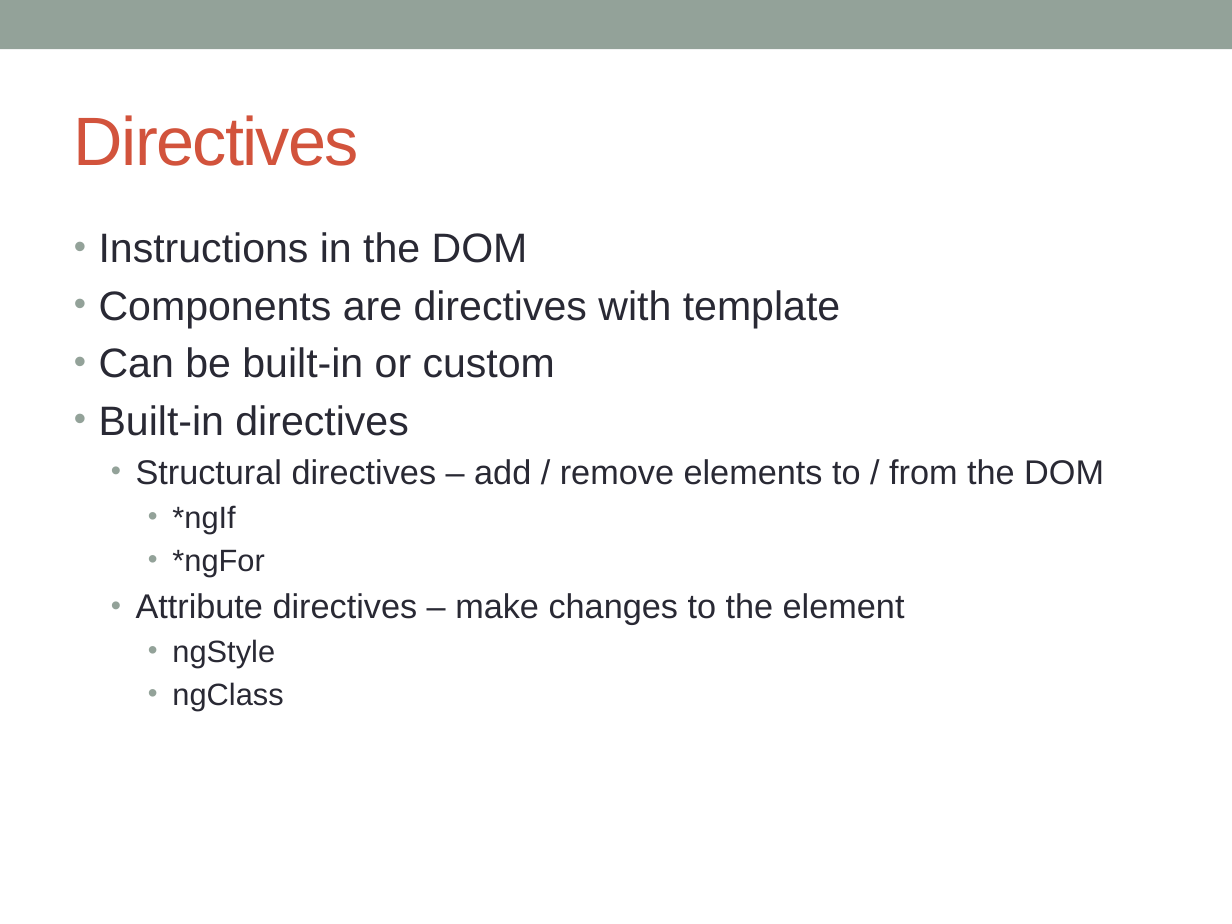
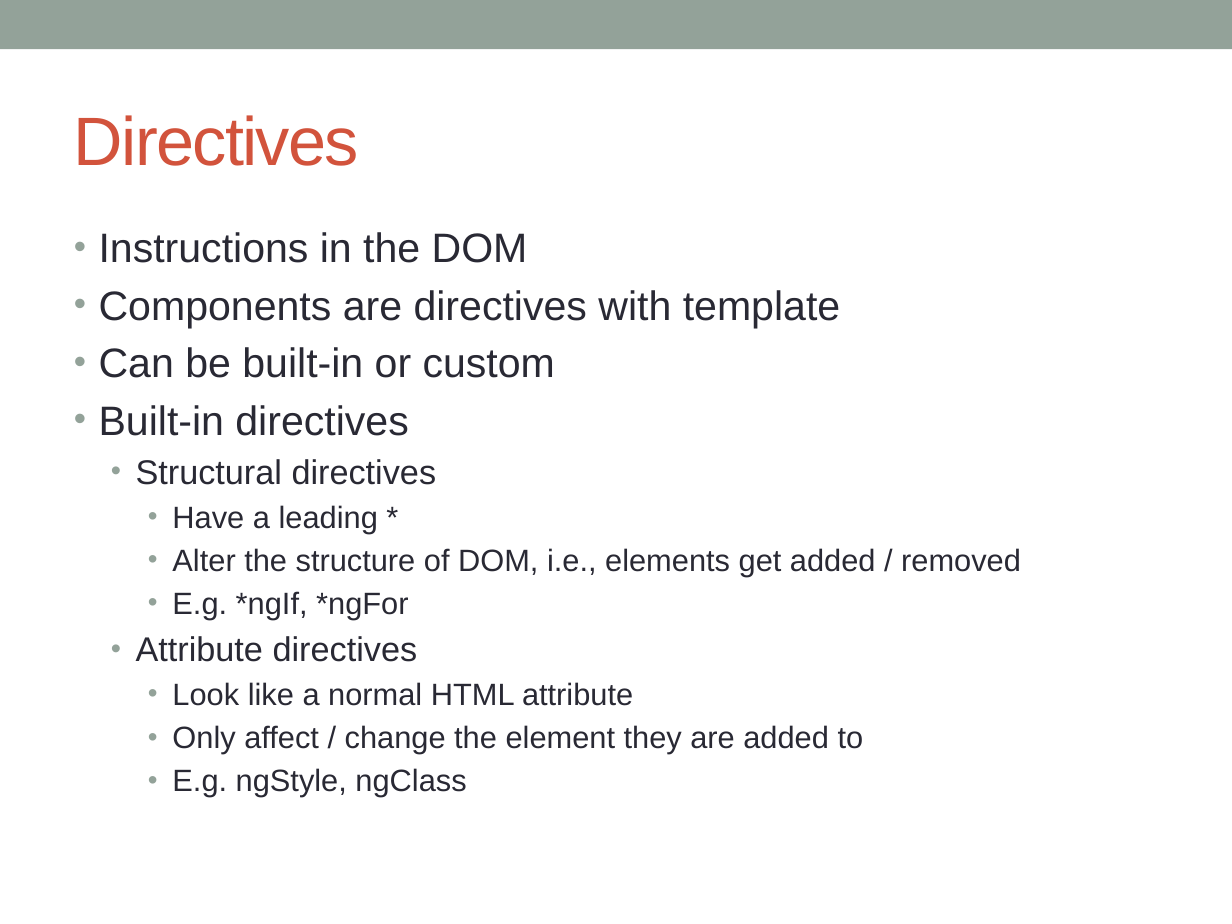
Before and after one commit to naveen-pete/ng-jda-2017-07-05, a slide deck: slide 24 of docs/angular-workshop.pptx. Drawn at 1232x924 pixels with LibreOffice and Linux fonts; fonts in the diff are those of the drawing. Boxes give left, top, right and bottom in pixels: in the first picture for what was removed or moved away, otherwise in the second. Text is boxed around its words. In the diff, an @@ line names an element or a change of style, - is before the commit and + after.

```diff
--- a/docs/angular-workshop.pptx
+++ b/docs/angular-workshop.pptx
@@ text at [136,459,1021,797]: text changed; size 20 to 18 pt @@
-  • Structural directives – add / remove elements to / from the DOM
-    • *ngIf
-    • *ngFor
-  • Attribute directives – make changes to the element
-    • ngStyle
-    • ngClass
+  • Structural directives
+    • Have a leading *
+    • Alter the structure of DOM, i.e., elements get added / removed
+    • E.g. *ngIf, *ngFor
+  • Attribute directives
+    • Look like a normal HTML attribute
+    • Only affect / change the element they are added to
+    • E.g. ngStyle, ngClass
```
Also in this commit, not shown: 3 other slides changed, 1 slide removed, 2 other files.
